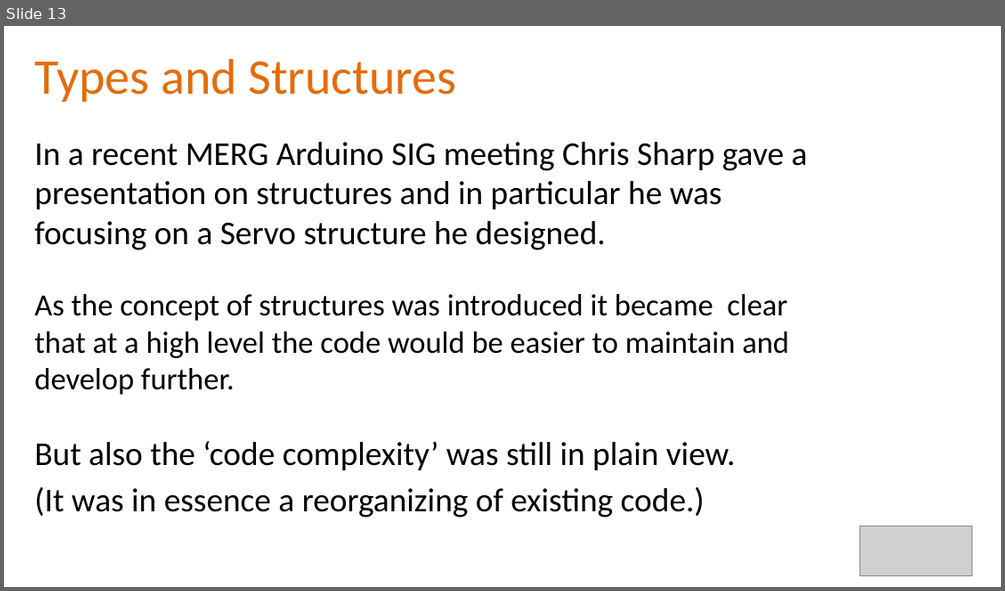
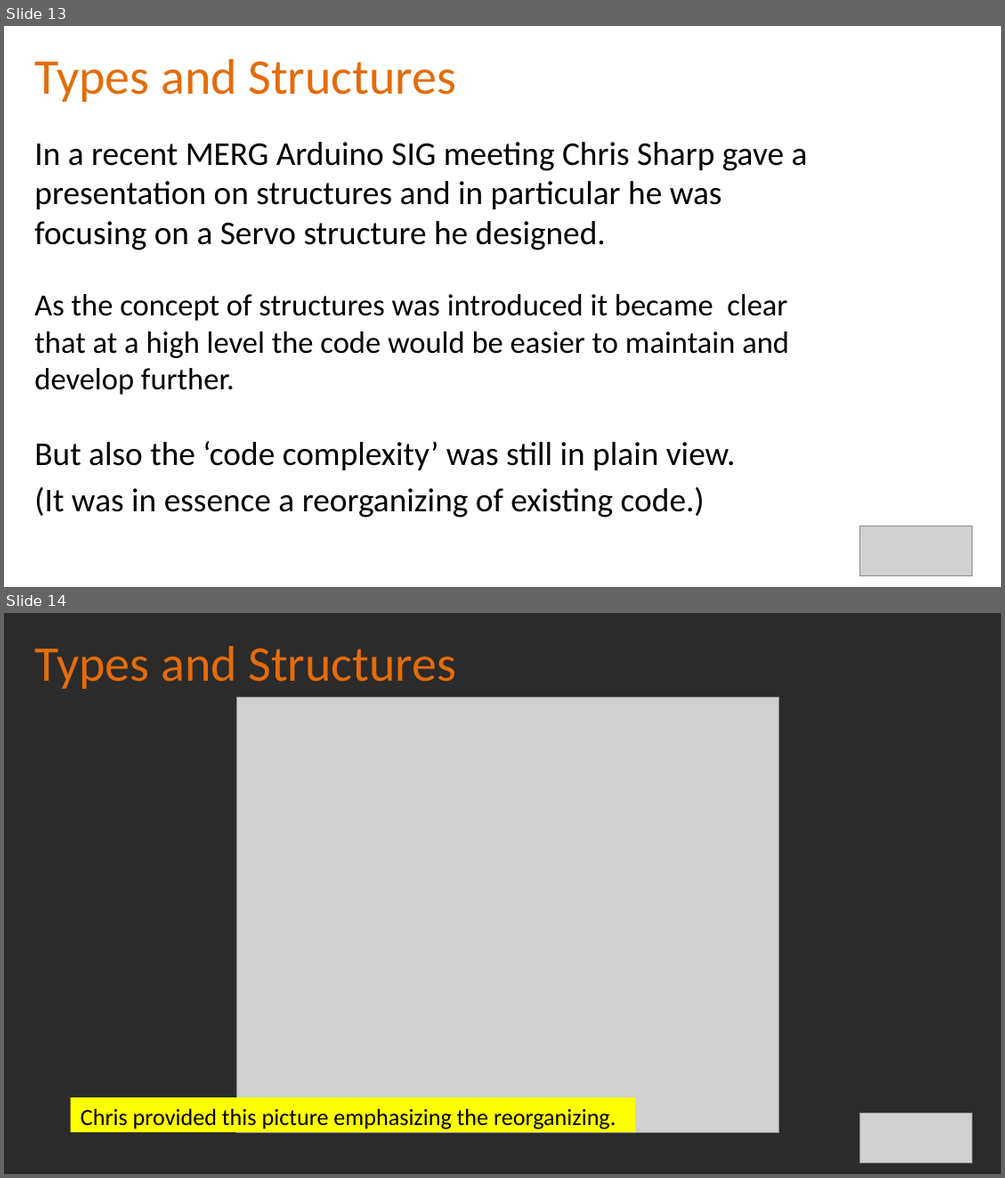
Before and after one commit to Alan-Lomax/MERG-SIG-Presentations, a slide deck: Introduction to Class Programming Part 1.pptx. Shown one above the other, each under a label of ours: slide 13 before the commit, slides 13 and 14 after it. The pictures are 1005x591 and 1005x1178 pixels, drawn with LibreOffice and Linux fonts; fonts in the diff are those of the drawing; grey boxes stand for pictures; background and template pictures are left out; a plain dark background stands for a picture behind light text. Boxes give left, top, right and bottom in pixels: in the first picture for what was removed or moved away, otherwise in the second. Text is boxed around its words. In the diff, an @@ line names an element or a change of style, - is before the commit and + after.

```diff
--- a/Introduction to Class Programming Part 1.pptx
+++ b/Introduction to Class Programming Part 1.pptx
@@ slide 14 added at [4,613,1001,1174], background picture (left out) @@
@@ title added at [34,646,457,689], 36 pt, text #E46C0A @@
+Types and Structures
@@ picture added at [236,697,778,1133] @@
@@ rectangle added at [71,1097,636,1133], fill #FFFF00, 16.8 pt, text #000000 @@
+Chris provided this picture emphasizing the reorganizing.
@@ picture added at [859,1112,971,1162] @@
```
